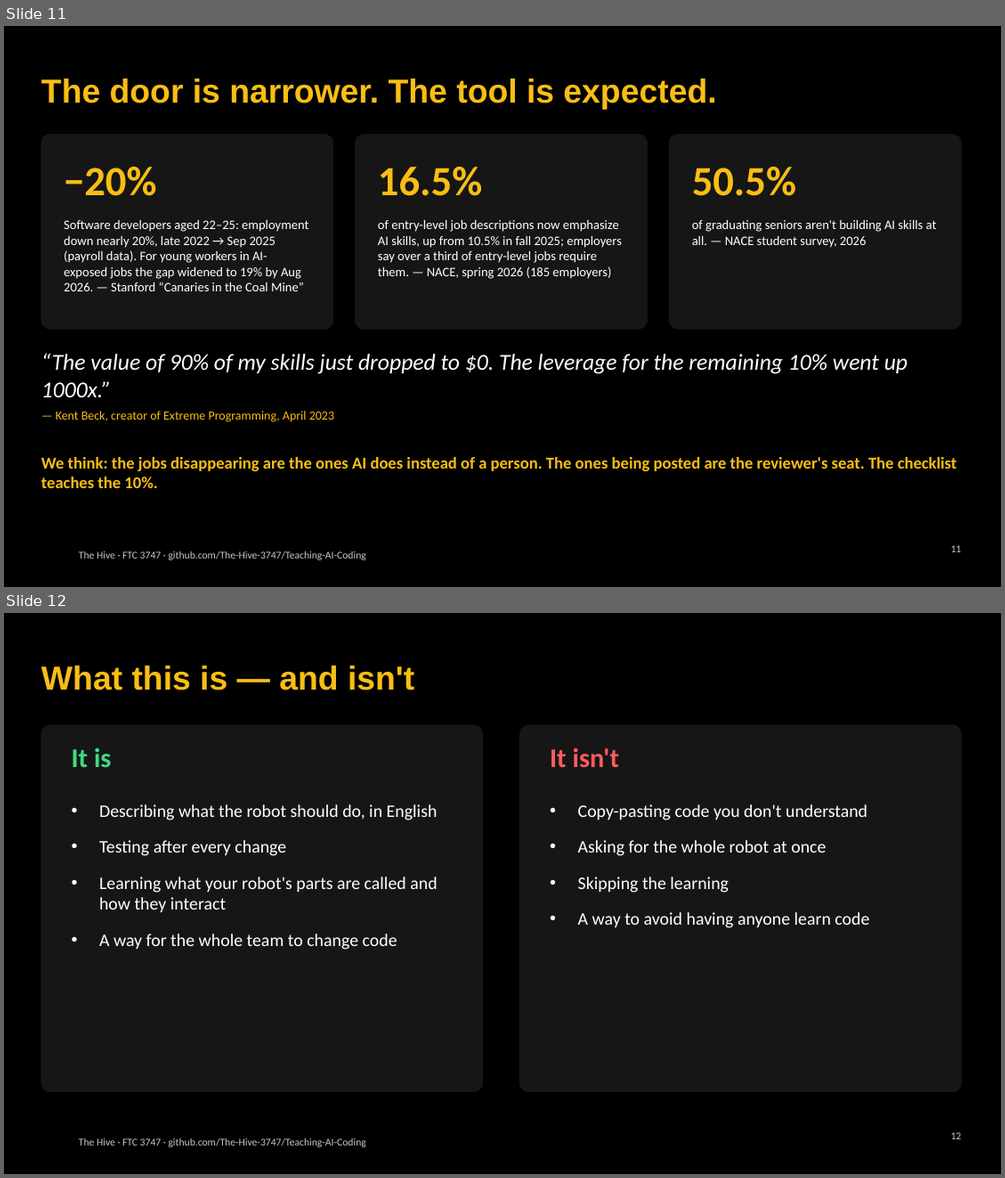
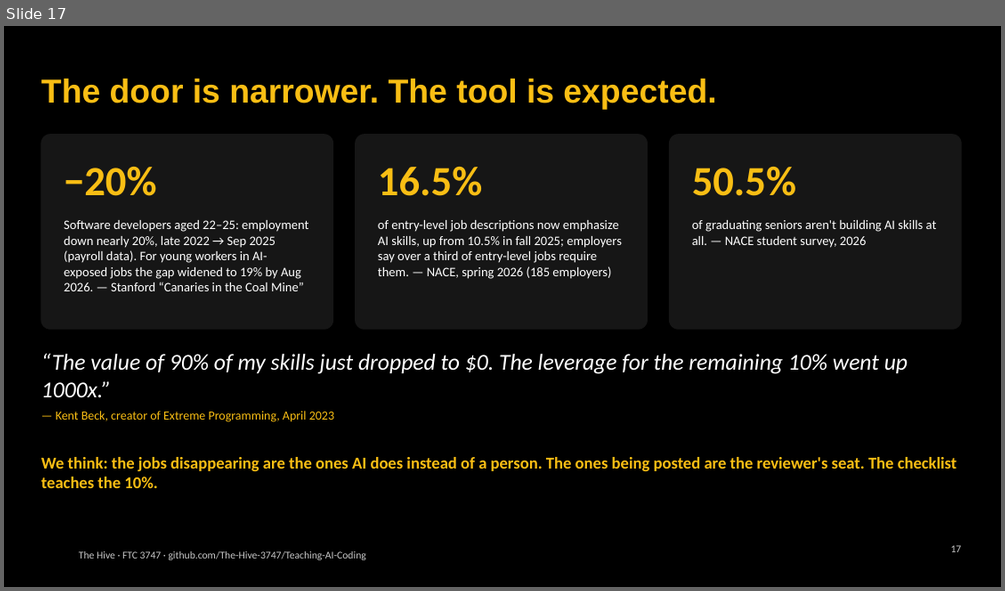
Before and after one commit to The-Hive-3747/Teaching-AI-Coding, a slide deck: slides/kickoff.pptx. Shown one above the other, each under a label of ours: slides 11 and 12 before the commit, slide 17 after it. The pictures are 1005x1178 and 1005x591 pixels, drawn with LibreOffice and Linux fonts; fonts in the diff are those of the drawing; background and template pictures are left out. Boxes give left, top, right and bottom in pixels: in the first picture for what was removed or moved away, otherwise in the second. Text is boxed around its words. In the diff, an @@ line names an element or a change of style, - is before the commit and + after.

```diff
--- a/slides/kickoff.pptx
+++ b/slides/kickoff.pptx
@@ slide 12 removed at box(4, 613, 1001, 1174), background #000000; not listed: 1 template element that a slide beside it also shows @@
@@ title removed at box(41, 666, 414, 690) @@
-What this is — and isn't
@@ rounded rectangle removed at box(41, 725, 483, 1092) @@
@@ rounded rectangle removed at box(520, 725, 961, 1092) @@
@@ text removed at box(72, 747, 111, 767) @@
-It is
@@ text removed at box(550, 747, 619, 768) @@
-It isn't
@@ text removed at box(99, 804, 437, 949) @@
-• Describing what the robot should do, in English
-• Testing after every change
-• Learning what your robot's parts are called and how they interact
-• A way for the whole team to change code
@@ text removed at box(578, 804, 869, 928) @@
-• Copy-pasting code you don't understand
-• Asking for the whole robot at once
-• Skipping the learning
-• A way to avoid having anyone learn code
@@ page number removed at box(951, 1132, 962, 1139) @@
-12
@@ what was slide 11 is now slide 17 @@
@@ page number at box(951, 545, 962, 552): text changed @@
-11
+17
```
Also in this commit, not shown: 4 slides changed, 1 slide added, 5 other files.
